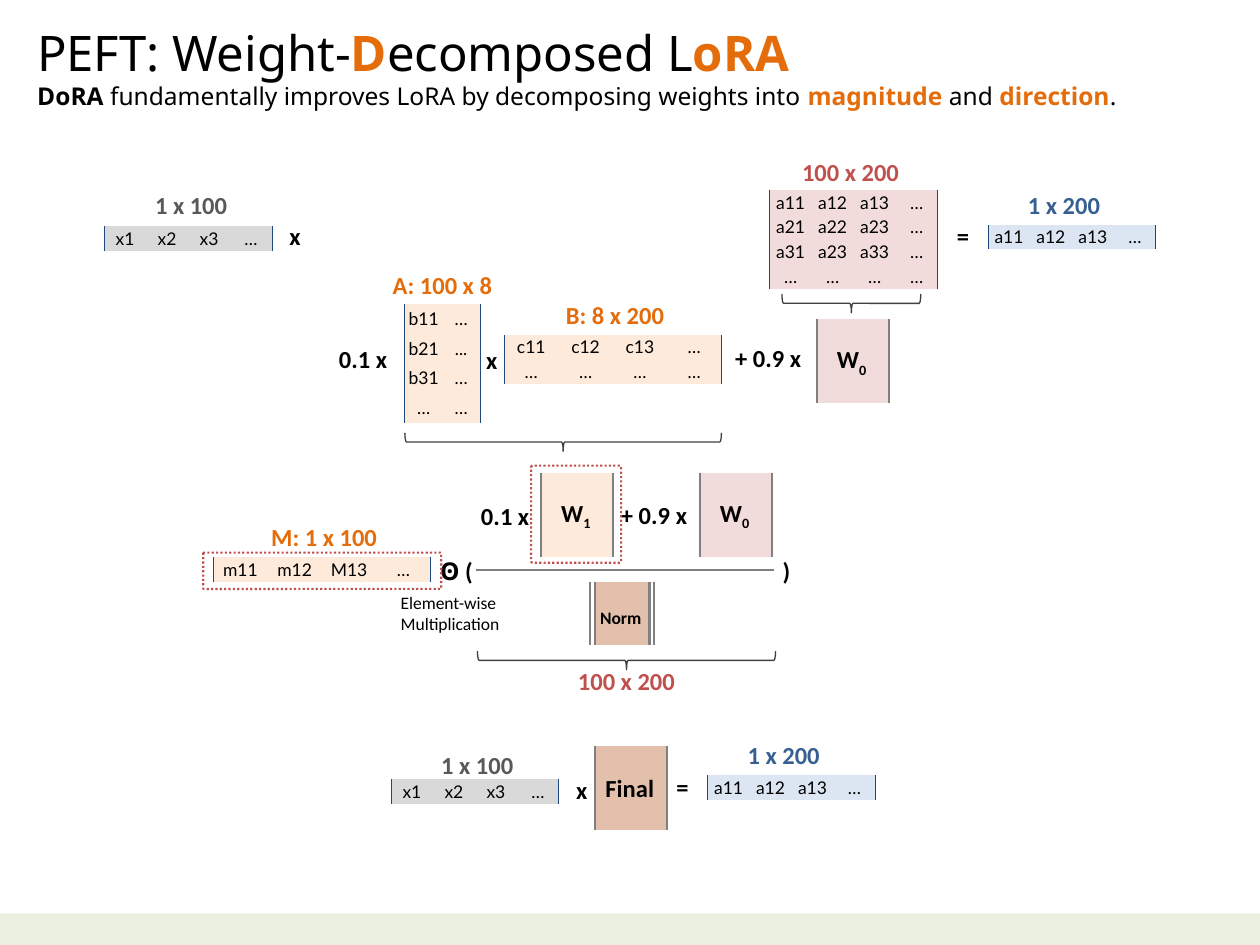
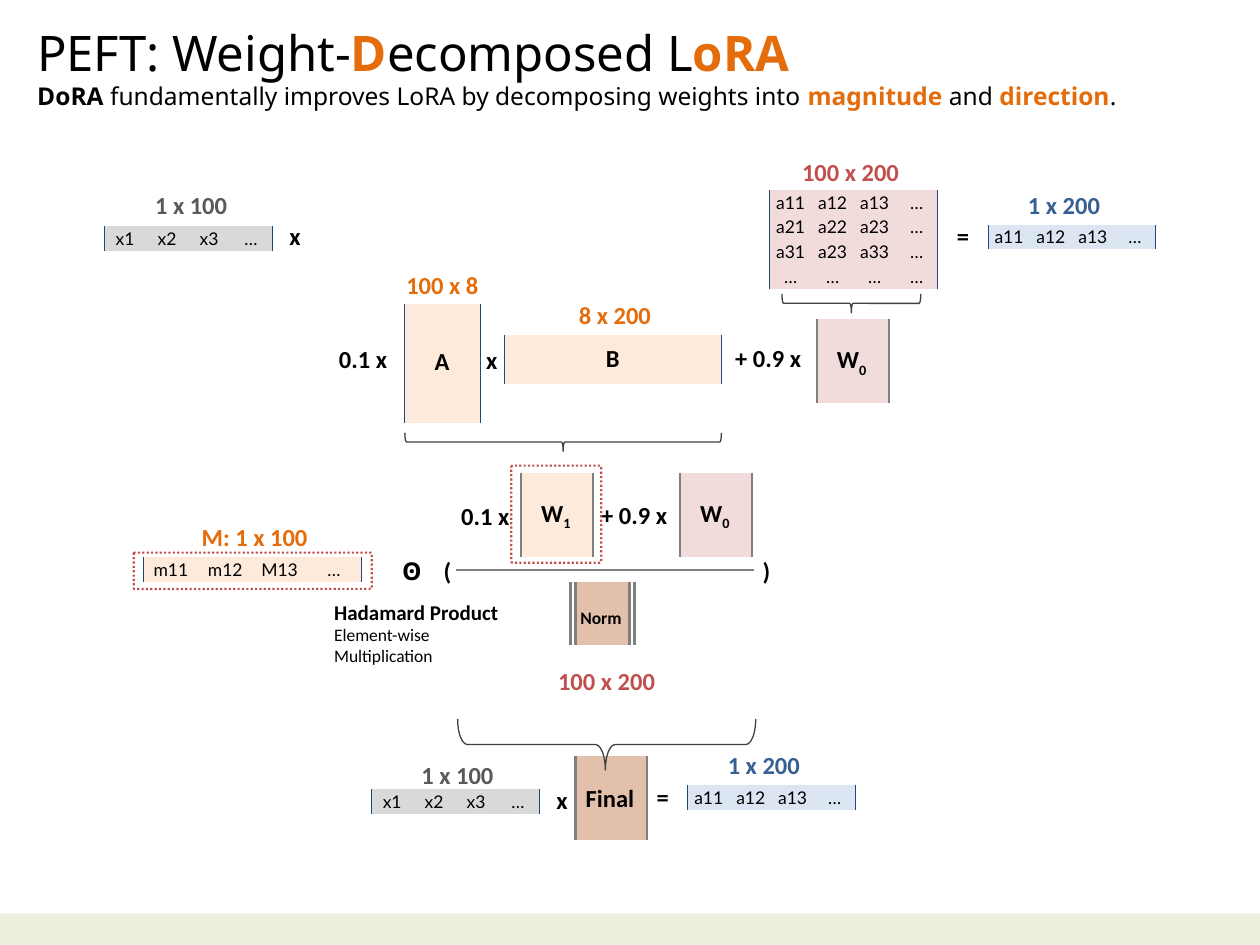
Before and after one commit to navibator/crazy-ai, a slide deck: slide 15 of ai-gemma.pptx. Drawn at 1260x945 pixels with LibreOffice and Linux fonts; fonts in the diff are those of the drawing. Boxes give left, top, right and bottom in pixels: in the first picture for what was removed or moved away, otherwise in the second. Text is boxed around its words. In the diff, an @@ line names an element or a change of style, - is before the commit and + after.

```diff
--- a/ai-gemma.pptx
+++ b/ai-gemma.pptx
@@ text at (x1=406, y1=277, x2=478, y2=294): text changed @@
-A: 100 x 8
+100 x 8
@@ table at (x1=404, y1=304, x2=480, y2=422) @@
-row 1, column 1: b11
+row 1, column 1: 
-row 1, column 2: …
+row 1, column 2: 
-row 2, column 1: b21
+row 2, column 1: 
-row 2, column 2: ...
+row 2, column 2: 
-row 3, column 1: b31
+row 3, column 1: 
-row 3, column 2: …
+row 3, column 2: 
-row 4, column 1: …
+row 4, column 1: 
-row 4, column 2: …
+row 4, column 2: 
@@ text at (x1=579, y1=307, x2=651, y2=324): text changed @@
-B: 8 x 200
+8 x 200
@@ text added at (x1=435, y1=354, x2=450, y2=370), 14 pt, text #000000, bold @@
+A
@@ table at (x1=504, y1=335, x2=721, y2=384) @@
-row 1: c11 | c12 | c13 | …
+row 1:  |  |  | 
-row 2: … | … | … | …
+row 2:  |  |  | 
@@ text added at (x1=606, y1=351, x2=620, y2=367), 14 pt, text #000000, bold @@
+B
@@ 1 table, 1 text, 1 rounded rectangle moved together from (x1=203, y1=530, x2=441, y2=590) to (x1=134, y1=530, x2=372, y2=590) @@
@@ text "Ꙩ (" rewrapped from (x1=440, y1=559, x2=460, y2=587) to (x1=402, y1=562, x2=422, y2=581) @@
@@ 7 texts, 3 tables, 1 rounded rectangle, 1 line moved together from (x1=476, y1=466, x2=798, y2=690) to (x1=456, y1=466, x2=779, y2=690) @@
@@ text at (x1=334, y1=629, x2=432, y2=665): text changed @@
-Element-wise
-Multiplication
+Hadamard Product
+Element-wise
+Multiplication
@@ right brace resized from (x1=478, y1=651, x2=776, y2=670) to (x1=457, y1=719, x2=756, y2=771) @@
@@ right brace at (x1=457, y1=719, x2=756, y2=771): proportions changed @@
@@ 5 texts, 3 tables moved together from (x1=391, y1=746, x2=874, y2=830) to (x1=372, y1=756, x2=854, y2=840) @@
```
Also in this commit, not shown: 2 other slides changed, 1 slide added, 2 slides removed, 1 other file.
